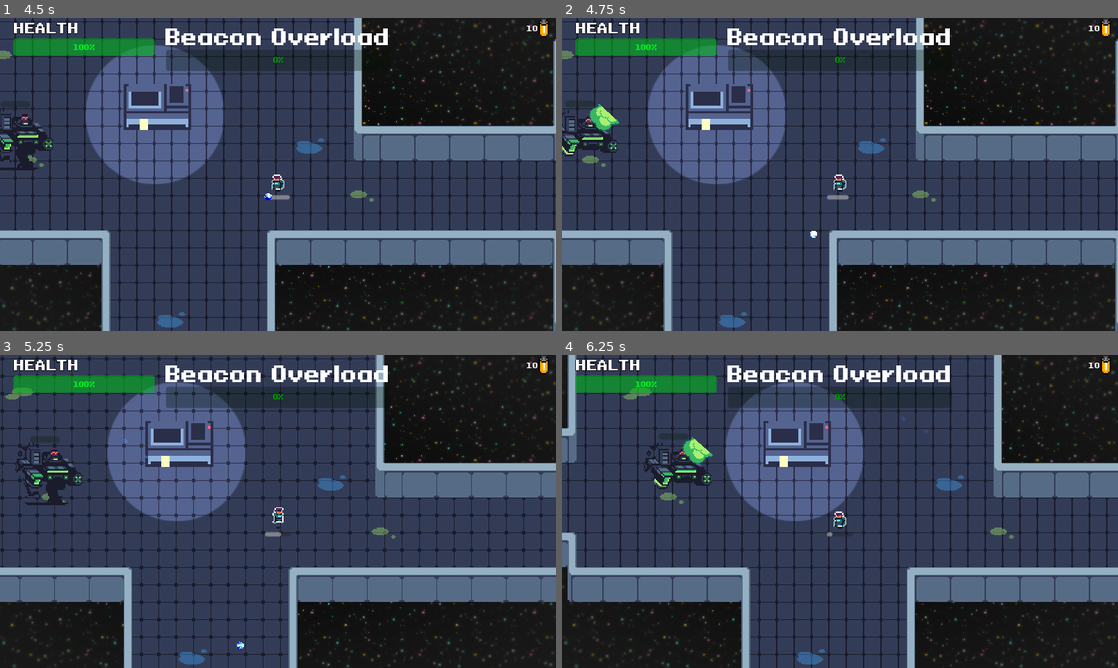
Above: before the commit, frames 1-4 (two rows, left to right).
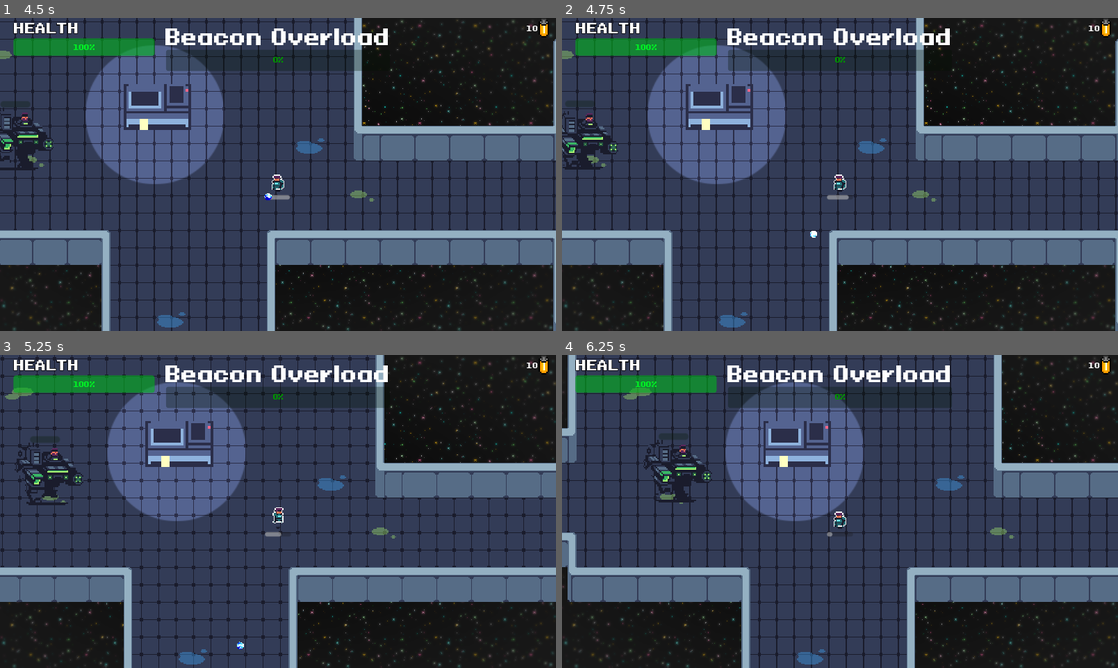
Above: after the commit, the same moments.

Repository: AugustanaCSC380January2024/final-game-solo
Game: Godot game, scene res://Scenes/main_menu.tscn
The game is run twice, just before and just after one commit, with the same random seed, the same clock (stepped at 60 frames per second) and the same inputs. Sound files missing from this copy of the repository are replaced by a short silence.
Inputs (mouse positions are in pixels of both pictures, inside the frame that each line leads up to):
- Up to frame 1 (4.5 s): click "New Game" at 0.5 s; click "Continue" at 1.25 s; move the mouse to (400, 158) at 2.02 s; hold Right (ui_right) 2.03-2.75 s; tap E (interact) at 2.1, 3.6 s; click (400, 158) at 2.17 s; drag from (166, 190) to (239, 105) at 2.77 s; move the mouse to (333, 105) at 3.52 s; hold Right (ui_right) 3.53-4.25 s; drag from (250, 237) to (16, 127) at 4.27 s
- Up to frame 2 (4.75 s): no input
- Up to frame 3 (5.25 s): move the mouse to (444, 558) at 5.02 s; hold Left (ui_left) from 5.03 s (still down); tap E (interact) at 5.1 s
- Up to frame 4 (6.25 s): release Left (ui_left) at 5.75 s; drag from (673, 464) to (834, 445) at 5.77 s

Frame 1 is identical in both runs. In frame 2, 0.8% of the frame differs, in the area x 0-11%, y 27-49%; in frame 3, 0.2%; in frame 4, 1.1%, in the area x 14-66%, y 19-48%.

Commit message:
Added a stepping sound for the boss

Diff:
--- a/Scenes/Projectiles/energy_wave.tscn
+++ b/Scenes/Projectiles/energy_wave.tscn
@@ -50,7 +50,7 @@
 radius = 9.0
 height = 28.0
 
-[node name="Area2D" type="Area2D" groups=["enemy_projectile"]]
+[node name="EnergyWave" type="Area2D" groups=["enemy_projectile"]]
 collision_layer = 16
 collision_mask = 35
 script = ExtResource("1_wj7ao")
--- a/Scenes/boss.tscn
+++ b/Scenes/boss.tscn
@@ -1,8 +1,9 @@
-[gd_scene load_steps=39 format=3 uid="uid://bhlxvss7pgl3v"]
+[gd_scene load_steps=40 format=3 uid="uid://bhlxvss7pgl3v"]
 
 [ext_resource type="Script" path="res://Scripts/boss.gd" id="1_36gm7"]
 [ext_resource type="Texture2D" uid="uid://bl8trh3x047vl" path="res://Assets/Sprites/boss x1.png" id="2_75vxb"]
 [ext_resource type="PackedScene" uid="uid://ip6whddob0p0" path="res://Scenes/health_bar.tscn" id="3_527p0"]
+[ext_resource type="AudioStream" uid="uid://c7kdxjil8i3oc" path="res://Assets/Sounds/FF_HFFX_foley_footstep_creature_teal.wav" id="4_1n48e"]
 
 [sub_resource type="AtlasTexture" id="AtlasTexture_hyovy"]
 atlas = ExtResource("2_75vxb")
@@ -309,7 +310,7 @@
 [node name="ProjectileContainer" type="Node" parent="."]
 
 [node name="WeaponTimer" type="Timer" parent="."]
-wait_time = 1.5
+wait_time = 10.0
 
 [node name="AnimationPlayer" type="AnimationPlayer" parent="."]
 libraries = {
@@ -320,6 +321,9 @@
 
 [node name="ShootSoundPlayer" type="AudioStreamPlayer2D" parent="."]
 
+[node name="FootstepPlayer" type="AudioStreamPlayer2D" parent="."]
+stream = ExtResource("4_1n48e")
+
 [connection signal="timeout" from="NavigationTimer" to="." method="_on_timer_timeout"]
 [connection signal="body_entered" from="Range" to="." method="_on_range_body_entered"]
 [connection signal="body_exited" from="Range" to="." method="_on_range_body_exited"]
--- a/Scripts/boss.gd
+++ b/Scripts/boss.gd
@@ -2,15 +2,20 @@
 
 var energy_wave_scene = preload("res://Scenes/Projectiles/energy_wave.tscn")
 
-var base_damage = 10
+var base_damage = 50
 
 func _ready():
-	#shoot_sound_player.stream()
+	shoot_sound_player.stream = preload("res://Assets/Sounds/Shoot/FireballPassByHeavy_SFXB.63.wav")
 	health = 20
 	speed = 10
 	base_scale = 1.2
 	max_size = Vector2(2,2)
 	super._ready()
+
+func _physics_process(delta):
+	super._physics_process(delta)
+	if moving && !$FootstepPlayer.playing:
+		$FootstepPlayer.play()
 
 func shoot(body):
 	super.shoot(body)
@@ -22,9 +27,7 @@
 
 
 func _on_weapon_timer_timeout():
-	if player_in_range:
-		shoot(player)
-	elif beacon_in_range:
+	if beacon_in_range:
 		shoot(beacon)
 
 func generate_wave(body):
--- a/Scripts/default_enemy.gd
+++ b/Scripts/default_enemy.gd
@@ -35,6 +35,7 @@
 var player_detection_distance = 20
 var distance_offset = 64
 var beacon_location = Vector2.ZERO
+var moving = false
 
 func _ready():
 	health_bar.max_value = health
@@ -55,7 +56,7 @@
 		var x_distance_from_beacon = abs(beacon.global_position.x - global_position.x)
 		var y_distance_from_beacon = abs(beacon.global_position.y - global_position.y)
 		if (!((beacon.global_position.x - distance_offset <= global_position.x and global_position.x <= beacon.global_positio …(182 unchanged characters)…
-			#print("I SHOULD BE SLIDING")
+			moving = true
 			move_and_slide()
 			if !animation_player.is_playing():
 				update_animations(direction)
Not shown, added: Assets/Sounds/FF_HFFX_foley_footstep_creature_teal.wav.import
Not shown, added: Assets/Sounds/Shoot/FireballPassByHeavy_SFXB.63.wav.import
Not shown, added: Assets/Sounds/footstep.wav.import
Not shown, added: Assets/Sounds/FF_HFFX_foley_footstep_creature_teal.wav
Not shown, added: Assets/Sounds/Shoot/FireballPassByHeavy_SFXB.63.wav
Not shown, added: Assets/Sounds/footstep.wav
